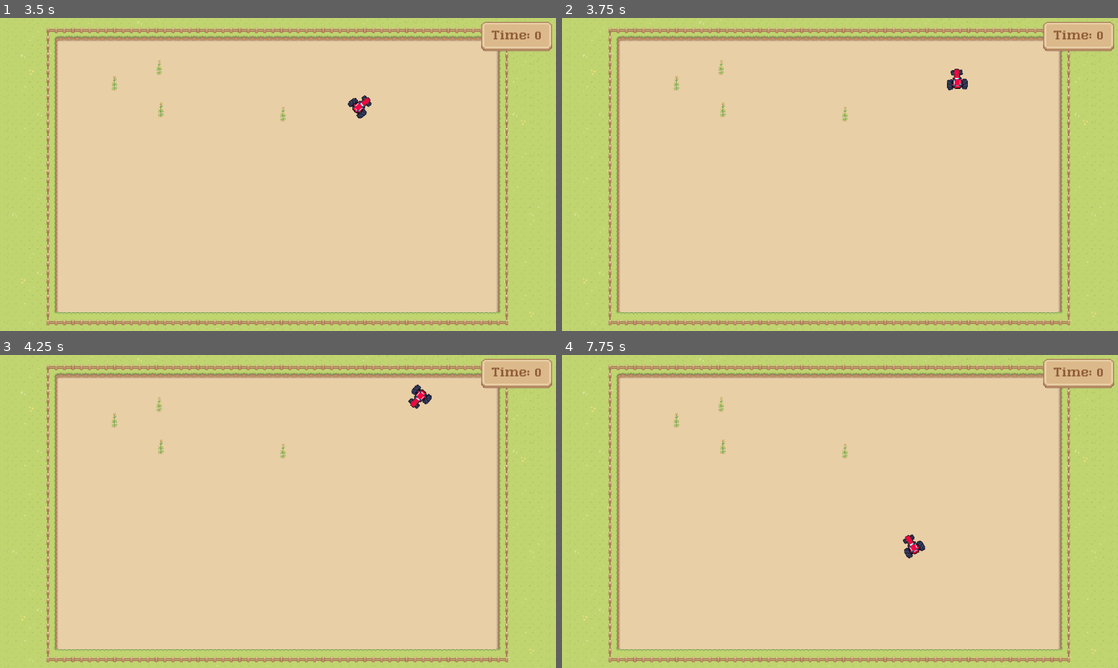
Above: before the commit, frames 1-4 (two rows, left to right).
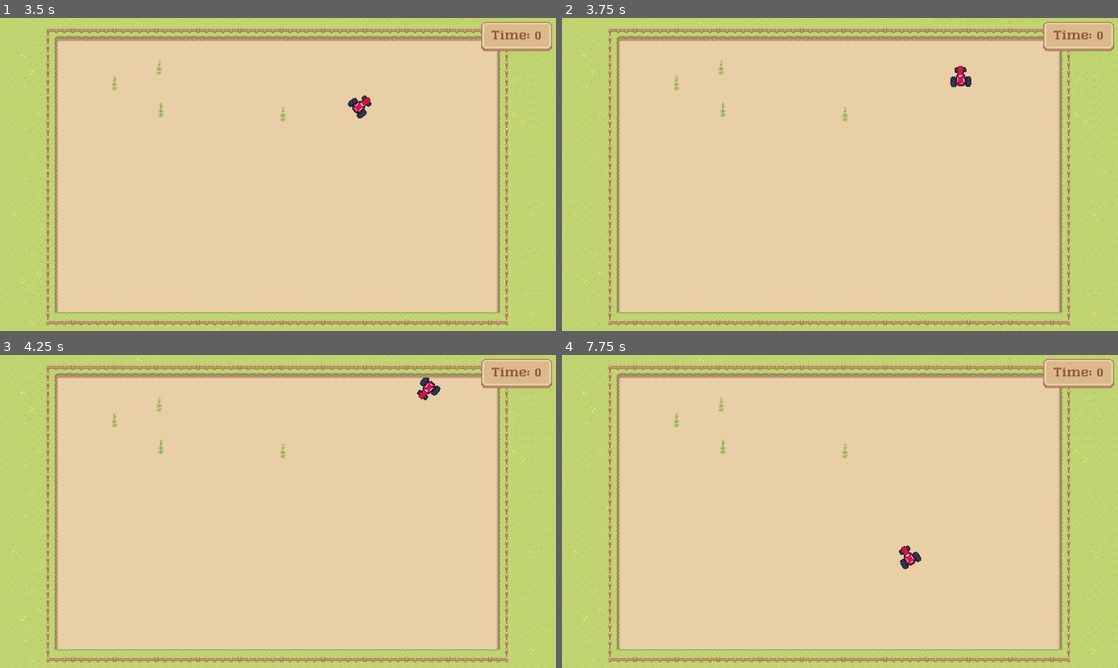
Above: after the commit, the same moments.

Repository: EmilBert/Harvest
Game: Godot game, scene res://World.tscn
Two runs of this game, one before a commit and one after it. Both use one fixed random seed, a clock stepped at 60 frames per second and the inputs below.
Inputs:
- Up to frame 1 (3.5 s): tap Enter at 0.5 s; hold Right (ui_right) 0.53-1.28 s; tap Space (ui_select) at 0.77, 1.52, 2, 3.02 s; hold Down (ui_down) 1.28-2.03 s; hold Right (ui_right) 2.03-2.78 s; hold Up (ui_up) from 2.78 s (still down)
- Up to frame 2 (3.75 s): release Up (ui_up) at 3.53 s; hold Left (ui_left) from 3.53 s (still down)
- Up to frame 3 (4.25 s): keep holding Left (ui_left); tap Space (ui_select) at 3.77 s
- Up to frame 4 (7.75 s): tap Space (ui_select) at 4.52, 6.02, 6.77, 7.52 s; release Left (ui_left) at 5.03 s; hold Down (ui_down) 5.03-5.78 s; hold Right (ui_right) 5.78-6.53 s; hold Up (ui_up) 6.53-7.28 s; hold Right (ui_right) from 7.28 s (still down)

Frame 1 is identical in both runs. In frame 2, 0.2% of the frame differs, in the area x 69-74%, y 15-24%; in frame 3, 0.3%; in frame 4, 0.3%, in the area x 60-66%, y 57-69%.

Commit message:
drift god done

Diff:
--- a/Tractor.gd
+++ b/Tractor.gd
@@ -1,7 +1,7 @@
 extends KinematicBody2D
 
 const SPEED = Vector2(0, -600)
-const FRICTION = 0.05
+const FRICTION = 0.02
 const ACCELERATOIN = 0.06
 const ROTATION_SPEED = 0.08
 const minWheelAngle = 0.05
@@ -29,28 +29,29 @@
 		rotation -= ROTATION_SPEED
 		rot -= ROTATION_SPEED
 	if Input.is_action_pressed("ui_down"):
-		res += 20
+		res += 15
 	if Input.is_action_pressed("ui_up"):
 		inSpeed = 1
 
 	if inSpeed !=0:
 
-		velocity.x = lerp(velocity.x, SPEED.rotated(rotation).x, ACCELERATOIN)
+		velocity.x = lerp(velocity.x, SPEED.rotated(rotation).x, ACCELERATOIN) #get the correct speed direction on the wheels(their rotation decides)
 		velocity.y = lerp(velocity.y, SPEED.rotated(rotation).y, ACCELERATOIN)
 		# accelerate when there's input
-		var angle = velocity.angle()-(rotation - PI/2)
+		var angle = velocity.angle()-(rotation - PI/2) #diffrence in angle between the wheels and the front of the tractor (-pi/2 is from the wheels default rotation)
 
-		if abs(sin(angle)) > minWheelAngle:
+		if abs(sin(angle)) > minWheelAngle: #Is the turn big enough to give a drift
 			velocity += Vector2(sin(angle) * driftResistance, 0).rotated(rotation)
 		else:
 			velocity *= abs(cos(angle))
 
-		velocity -= velocity.normalized() * res
+		velocity -= velocity.normalized() * res #apply breaking
 
 	else:
 		# slow down when there's no input
 		velocity.x = lerp(velocity.x, 0, FRICTION)
 		velocity.y = lerp(velocity.y, 0, FRICTION)
 
+		velocity -= velocity.normalized() * res #apply breaking
 	# Apply movement
 	velocity = move_and_slide(velocity)
